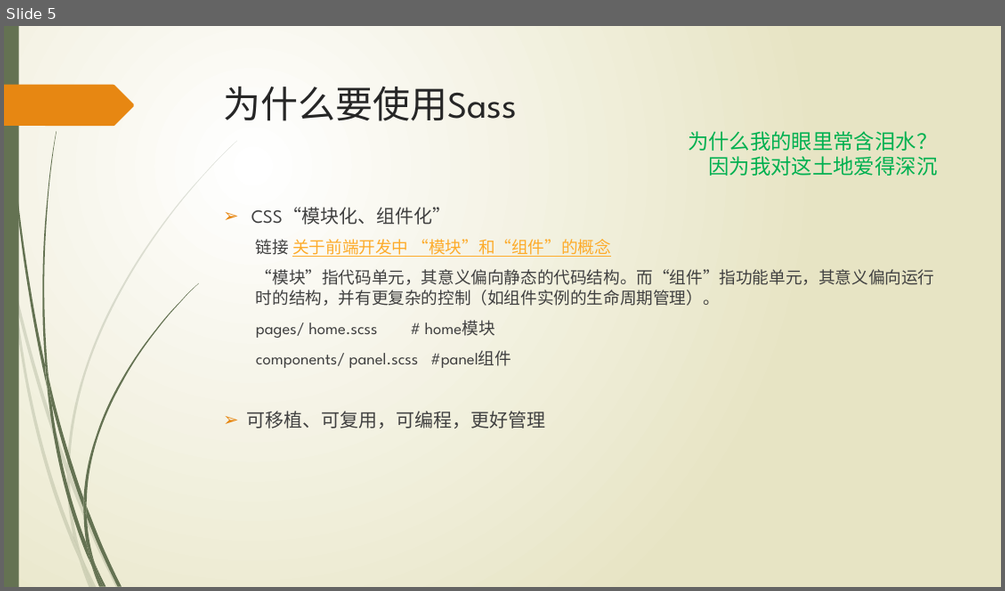
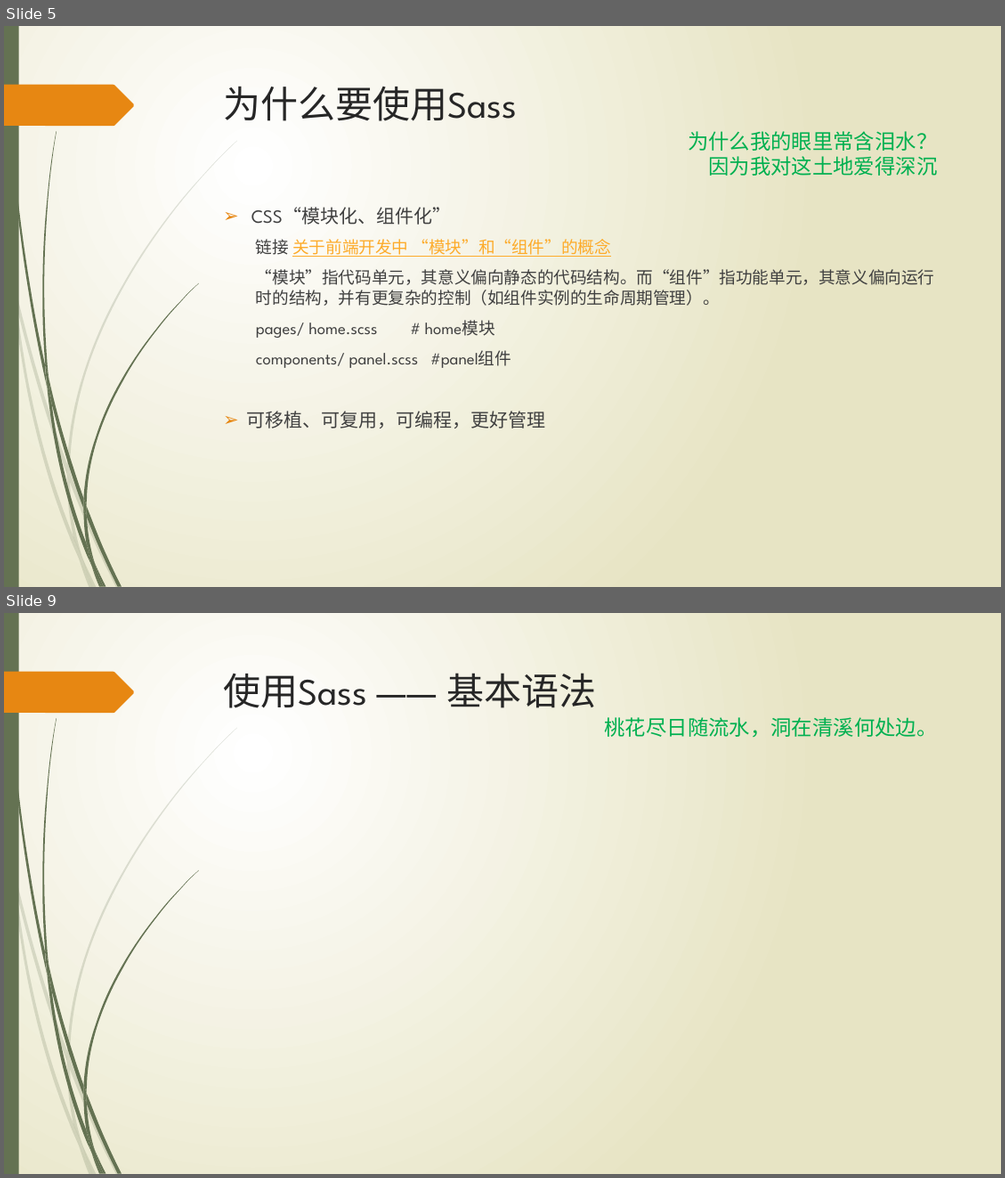
Before and after one commit to wangweihui/sassdemo, a slide deck: SASS愈行愈远.pptx. Shown one above the other, each under a label of ours: slide 5 before the commit, slides 5 and 9 after it; the slides between them are not shown. The pictures are 1005x591 and 1005x1178 pixels, drawn with LibreOffice and Linux fonts; fonts in the diff are those of the drawing. Boxes give left, top, right and bottom in pixels: in the first picture for what was removed or moved away, otherwise in the second. Text is boxed around its words. In the diff, an @@ line names an element or a change of style, - is before the commit and + after.

```diff
--- a/SASS愈行愈远.pptx
+++ b/SASS愈行愈远.pptx
@@ slide 9 added at <box>4,613,1001,1174</box>, background gradient #FFFFFF to #E8E6C4; not listed: 24 template elements that a slide beside it also shows @@
@@ title added at <box>224,673,597,708</box>, 36 pt, text #262626 @@
+使用Sass —— 基本语法
@@ text added at <box>605,717,938,738</box>, 20 pt, text #00B050 @@
+桃花尽日随流水，洞在清溪何处边。
```
Also in this commit, not shown: 4 slides changed, 1 other slide added, 1 other file.
